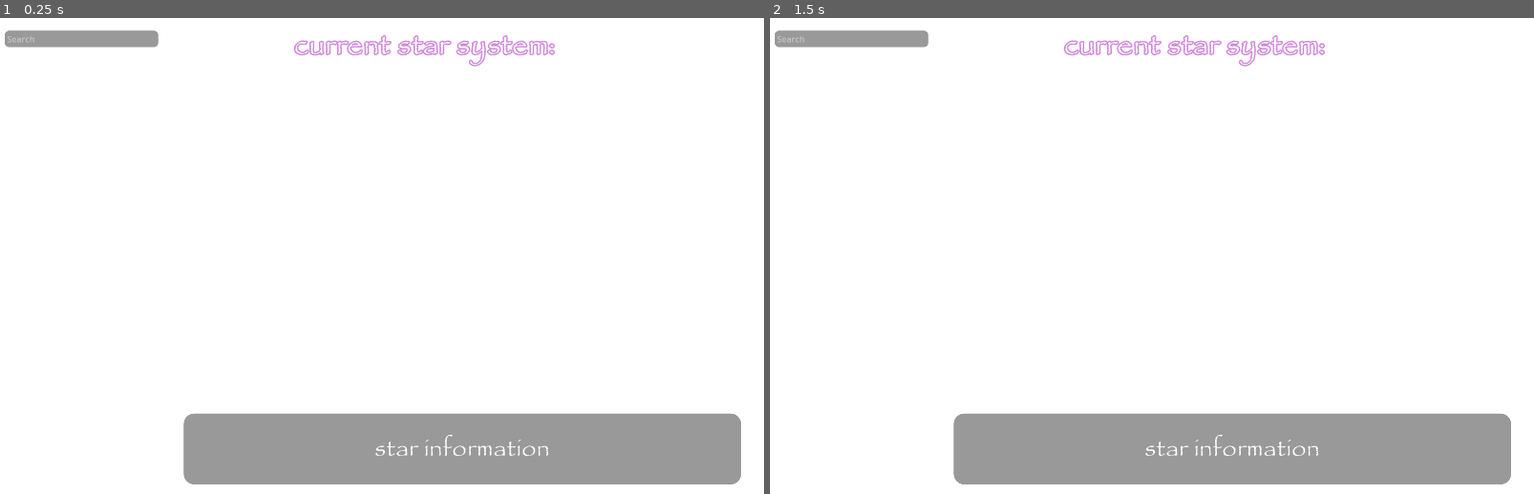
Above: before the commit, frames 1-2 (left to right).
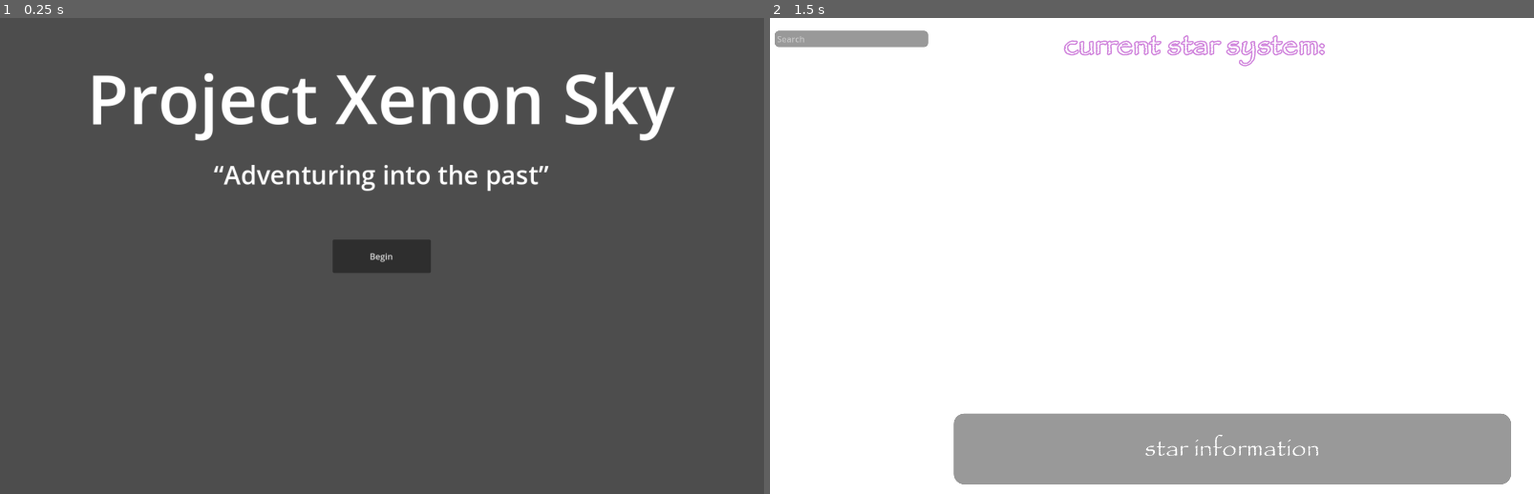
Above: after the commit, the same moments.

Repository: KingsSack/project-xenon-sky
Game: Godot game, scene res://main.tscn
The game is run twice, just before and just after one commit, with the same random seed, the same clock (stepped at 60 frames per second) and the same inputs.
Inputs (mouse positions are in pixels of both pictures, inside the frame that each line leads up to):
- Up to frame 1 (0.25 s): no input
- Up to frame 2 (1.5 s): click (1152, 256) at 0.5 s, where only the run after the commit has a clickable "Begin"; tap Enter at 1.25 s; move the mouse to (1320, 232) at 1.27 s; click (1320, 232) at 1.42 s

The runs differ from the first frame. In frame 1, 97% of the frame differs, in the area x 0-100%, y 0-100%; in frame 2, nothing differs.

Commit message:
Add menu and load_exoplanet

Diff:
--- a/main.tscn
+++ b/main.tscn
@@ -1,7 +1,8 @@
 [gd_scene load_steps=2 format=3 uid="uid://bdfjsmgb22nto"]
 
-[ext_resource type="PackedScene" uid="uid://y46vex5hofai" path="res://map.tscn" id="1_gp0jg"]
+[ext_resource type="PackedScene" uid="uid://cbdy5ie8t3vxp" path="res://menu.tscn" id="1_fu7ts"]
 
 [node name="Main" type="Node"]
 
-[node name="Node3D" parent="." instance=ExtResource("1_gp0jg")]
+[node name="Menu" parent="." instance=ExtResource("1_fu7ts")]
+position = Vector2(99.429, -139.075)
--- a/map.tscn
+++ b/map.tscn
@@ -18,6 +18,8 @@
 transform = Transform3D(-0.857563, 0, 0.51438, 0, 1, 0, -0.51438, 0, -0.857563, 0, 0, 0)
 script = ExtResource("2_0xmat")
 
+[node name="Node" type="Node" parent="."]
+
 [node name="CanvasLayer" type="CanvasLayer" parent="."]
 
 [node name="Control" parent="CanvasLayer" instance=ExtResource("3_7frv8")]
--- /dev/null
+++ b/menu.tscn
@@ -0,0 +1,50 @@
+[gd_scene load_steps=4 format=3 uid="uid://cbdy5ie8t3vxp"]
+
+[ext_resource type="Script" path="res://scripts/play_button.gd" id="1_yrlt3"]
+
+[sub_resource type="LabelSettings" id="LabelSettings_17hsh"]
+font_size = 128
+
+[sub_resource type="LabelSettings" id="LabelSettings_gi8rd"]
+font_size = 48
+
+[node name="Menu" type="Node2D"]
+
+[node name="Camera2D" type="Camera2D" parent="."]
+
+[node name="Control" type="Control" parent="."]
+layout_mode = 3
+anchors_preset = 0
+offset_right = 40.0
+offset_bottom = 40.0
+
+[node name="Label" type="Label" parent="Control"]
+layout_mode = 0
+offset_left = -720.0
+offset_top = -386.0
+offset_right = 717.0
+offset_bottom = -211.0
+text = "Project Xenon Sky"
+label_settings = SubResource("LabelSettings_17hsh")
+horizontal_alignment = 1
+
+[node name="Label2" type="Label" parent="Control"]
+layout_mode = 0
+offset_left = -717.0
+offset_top = -187.0
+offset_right = 715.0
+offset_bottom = -120.0
+text = "“Adventuring into the past”"
+label_settings = SubResource("LabelSettings_gi8rd")
+horizontal_alignment = 1
+
+[node name="Button" type="Button" parent="Control"]
+layout_mode = 0
+offset_left = -93.0
+offset_top = -31.0
+offset_right = 92.0
+offset_bottom = 32.0
+text = "Begin"
+script = ExtResource("1_yrlt3")
+
+[connection signal="pressed" from="Control/Button" to="Control/Button" method="_on_begin_pressed"]
--- a/scripts/load_app.gd
+++ b/scripts/load_app.gd
@@ -1,6 +1,8 @@
 extends Node3D
 
 var button_scene := preload("res://load_planet_button.tscn")
+
+var star_scene := preload("res://star.tscn")
 
 var exoplanets = {}
 var stars = {}
@@ -57,3 +59,18 @@
 	var y = cos(dec) * sin(ra)/tan(parallax)
 	var z = sin(dec)/tan(parallax)
 	return Vector3(x,y,z)
+
+func _on_load_exoplanet(planet_name):
+	var pos = get_pos(exoplanets[planet_name][0], exoplanets[planet_name][1], exoplanets[planet_name][2])
+	print("Loading exoplanet: ", planet_name, " at ", pos)
+
+	for child in $Node.get_children():
+		child.queue_free()
+
+	for star in stars:
+		var star_pos = get_pos(stars[star][0], stars[star][1], stars[star][2])
+		var new_star_scene = star_scene.instantiate()
+		print(star_pos.distance_to(pos))
+		new_star_scene.transform = Transform3D(Basis(), star_pos)
+		$Node.add_child(new_star_scene)
+		# print("Star: ", star, " at ", star_pos, " is close to exoplanet: ", planet_name, " at ", pos)
--- a/scripts/new_exoplanet.gd
+++ b/scripts/new_exoplanet.gd
@@ -1,5 +1,9 @@
-extends Node
+extends Button
 
+signal load_exoplanet(planet_name: String)
+
+func _ready():
+	load_exoplanet.connect(get_tree().root.get_child(0)._on_load_exoplanet)
 
 func _on_load_exoplanet_pressed():
-	pass # Replace with function body.
+	load_exoplanet.emit(get_text())
--- /dev/null
+++ b/scripts/play_button.gd
@@ -0,0 +1,4 @@
+extends Button
+
+func _on_begin_pressed():
+	get_tree().change_scene_to_file("res://map.tscn")
--- a/scripts/ui.gd
+++ b/scripts/ui.gd
@@ -1,18 +1,9 @@
 extends Control
 
 var matches = []
-@onready var items = $ScrollContainer/VBoxContainer.get_children()
-# Called when the node enters the scene tree for the first time.
-func _ready() -> void:
-	pass # Replace with function body.
-
-
-# Called every frame. 'delta' is the elapsed time since the previous frame.
-func _process(delta: float) -> void:
-	pass
-
 
 func _on_line_edit_text_changed(new_text: String) -> void:
+	var items = $ScrollContainer/VBoxContainer.get_children()
 	if new_text == "":
 		for i in items:
 			i.visible = true
--- a/star.tscn
+++ b/star.tscn
@@ -1,6 +1,6 @@
 [gd_scene load_steps=2 format=3 uid="uid://dxr8klbcdq7bj"]
 
-[ext_resource type="Texture2D" uid="uid://o3cacstnynlo" path="res://star.png" id="2_yvy0c"]
+[ext_resource type="Texture2D" uid="uid://o3cacstnynlo" path="res://assets/star.png" id="2_yvy0c"]
 
 [node name="Star" type="Node3D"]
 
--- a/ui.tscn
+++ b/ui.tscn
@@ -1,7 +1,8 @@
-[gd_scene load_steps=8 format=3 uid="uid://bnss1urf5ebkf"]
+[gd_scene load_steps=9 format=3 uid="uid://bnss1urf5ebkf"]
 
 [ext_resource type="FontFile" uid="uid://buh8lyi6jme71" path="res://assets/papyrus.ttf" id="1_28hgo"]
 [ext_resource type="PackedScene" uid="uid://dw3jlg0bslru" path="res://sidebar.tscn" id="1_84egq"]
+[ext_resource type="Script" path="res://scripts/ui.gd" id="1_kgh5u"]
 
 [sub_resource type="LabelSettings" id="LabelSettings_o828k"]
 font = ExtResource("1_28hgo")
@@ -41,6 +42,7 @@
 offset_bottom = -1.31226
 grow_horizontal = 2
 grow_vertical = 2
+script = ExtResource("1_kgh5u")
 
 [node name="ScrollContainer" parent="." instance=ExtResource("1_84egq")]
 layout_mode = 0
